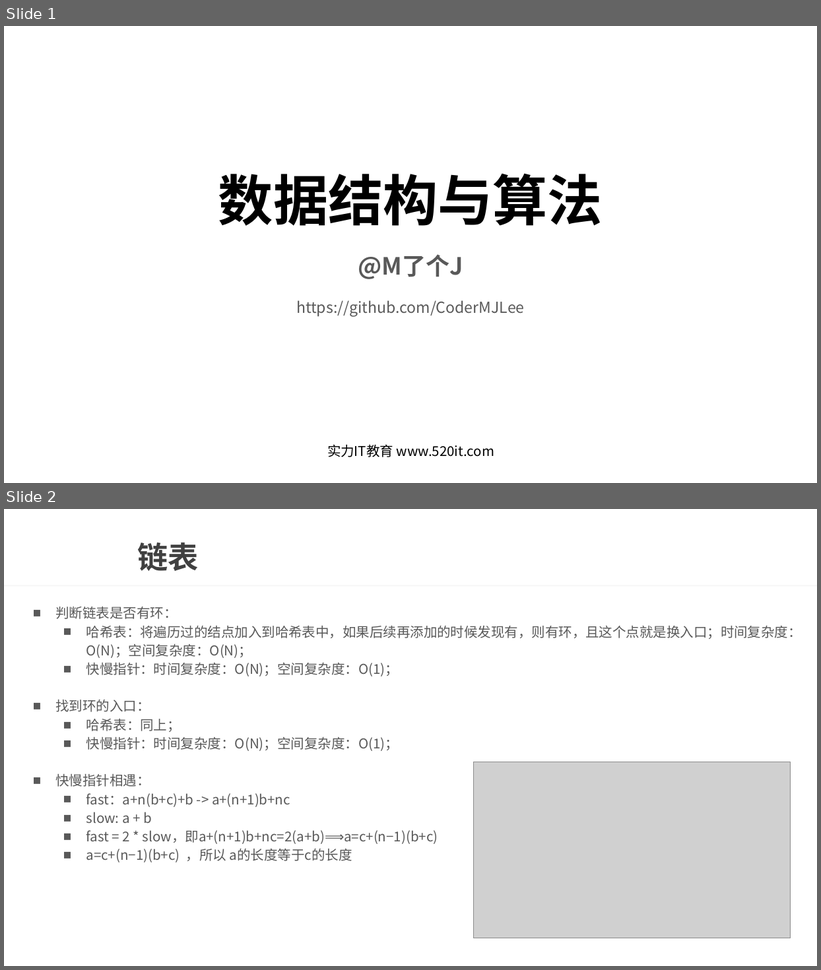
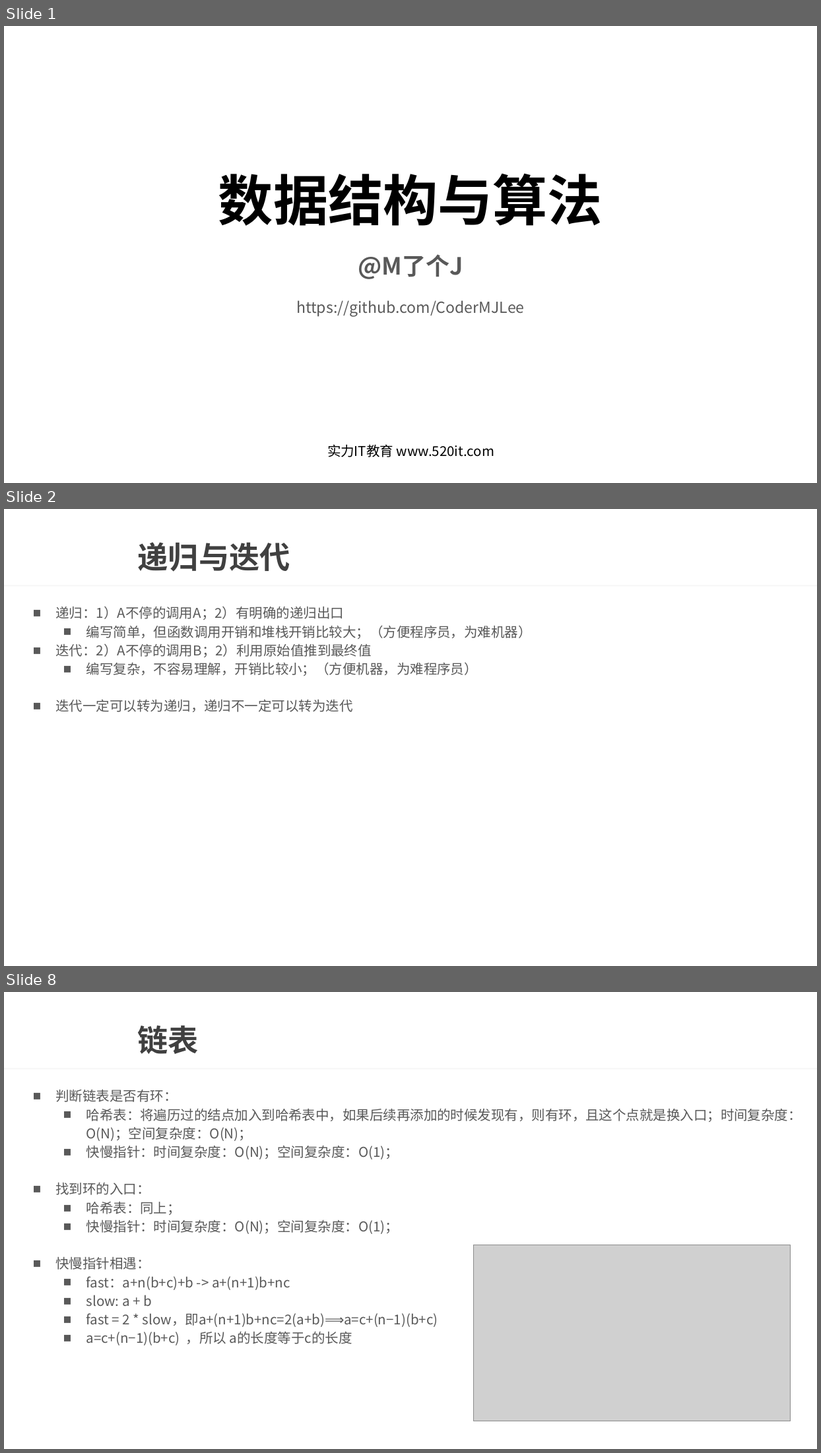
Before and after one commit to wtj900/wtj900.github.io, a slide deck: file/面试文档/13-数据结构与算法.pptx. Shown one above the other, each under a label of ours: slides 1 and 2 before the commit, slides 1, 2 and 8 after it; the slides between them are not shown. The pictures are 821x970 and 821x1453 pixels, drawn with LibreOffice and Linux fonts; fonts in the diff are those of the drawing; grey boxes stand for pictures; background and template pictures are left out. Boxes give left, top, right and bottom in pixels: in the first picture for what was removed or moved away, otherwise in the second. Text is boxed around its words. In the diff, an @@ line names an element or a change of style, - is before the commit and + after.

```diff
--- a/file/面试文档/13-数据结构与算法.pptx
+++ b/file/面试文档/13-数据结构与算法.pptx
@@ slide 2 added at (4, 509, 817, 966), background picture (left out); not listed: 1 template element that a slide beside it also shows @@
@@ title added at (138, 542, 290, 572), 36 pt, text #404040, bold @@
+递归与迭代
@@ text added at (55, 607, 532, 712), 16 pt, text #595959 @@
+■ 递归：1）A不停的调用A；2）有明确的递归出口
+  ■ 编写简单，但函数调用开销和堆栈开销比较大；（方便程序员，为难机器）
+■ 迭代：2）A不停的调用B；2）利用原始值推到最终值
+  ■ 编写复杂，不容易理解，开销比较小；（方便机器，为难程序员）
+■ 迭代一定可以转为递归，递归不一定可以转为迭代
@@ what was slide 2 is now slide 8 @@
```
Also in this commit, not shown: 5 other slides added, 2 slides removed.
